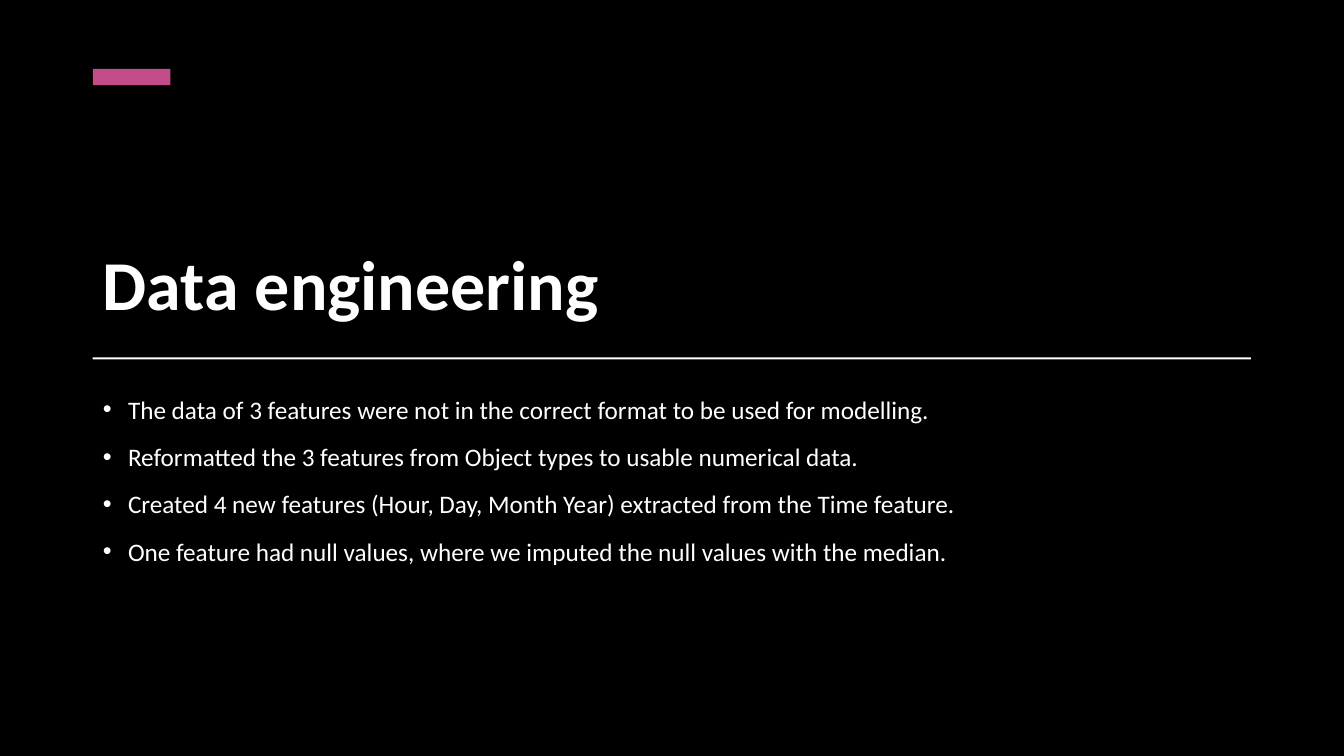
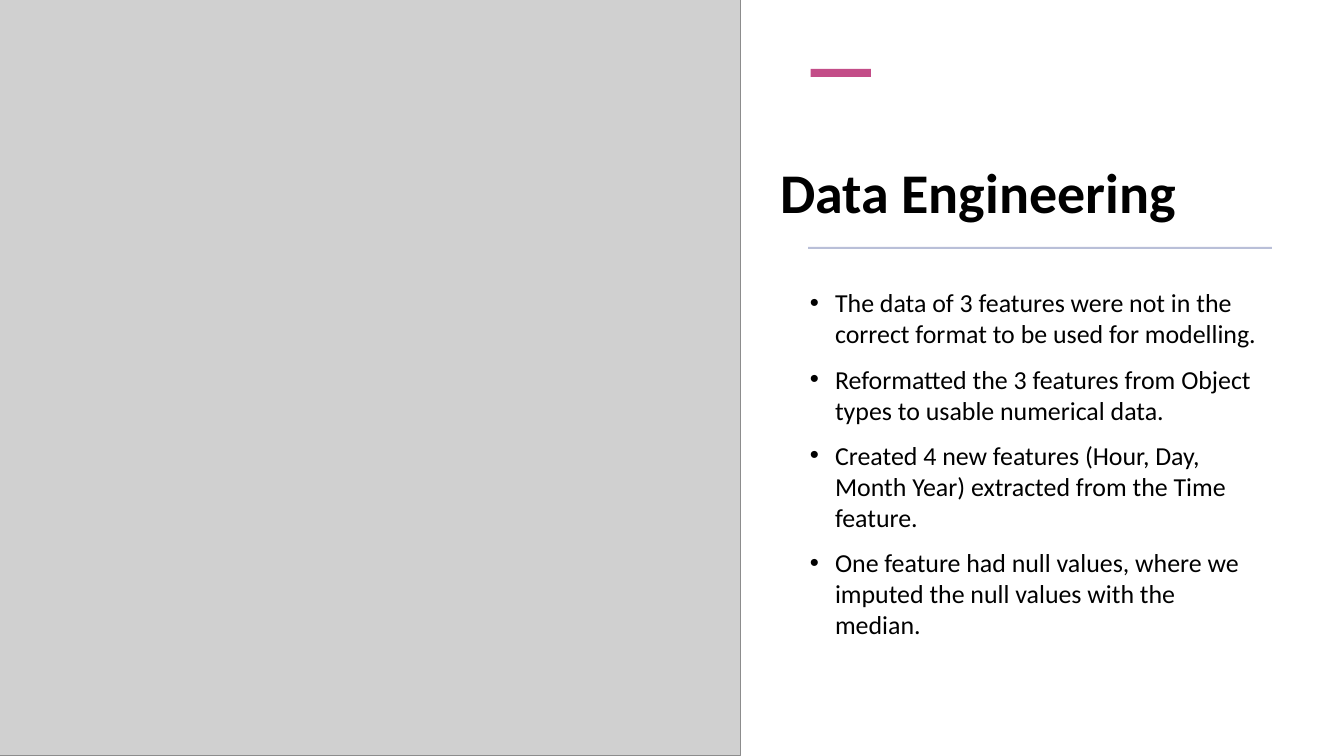
Before and after one commit to kmsekgothe/load-shortfall-regression-predict-api, a slide deck: slide 11 of Team 14 .pptx. Drawn at 1344x756 pixels with LibreOffice and Linux fonts; fonts in the diff are those of the drawing; grey boxes stand for pictures; background and template pictures are left out. Boxes give left, top, right and bottom in pixels: in the first picture for what was removed or moved away, otherwise in the second. Text is boxed around its words. In the diff, an @@ line names an element or a change of style, - is before the commit and + after.

```diff
--- a/Team 14 .pptx
+++ b/Team 14 .pptx
@@ background picture (left out) to #FFFFFF @@
@@ rectangle: place and size @@
-rectangle at [93,357,1251,359]
+rectangle at [0,0,1344,756]
@@ rectangle removed at [0,0,1344,756] @@
@@ picture added at [0,0,741,756] @@
@@ rectangle at [62,0,1293,223]: fill #000000 to #FFFFFF; outline #FEFEFE 0.75 pt to #E3E5EF 0.75 pt; shadow changed @@
@@ rectangle at [63,0,1293,222]: fill #000000 to #FFFFFF @@
@@ rectangle removed at [93,69,171,85] @@
@@ rectangle added at [811,69,871,77], fill #C34D88 @@
@@ title at [780,173,1176,223]: text changed; size 50 to 40 pt; text colour #FFFFFF to #000000 @@
-Data engineering
+Data Engineering
@@ rectangle added at [809,247,1272,249], fill #B9BFD8 @@
@@ text "The data of 3 features ...": place and size @@
-text "The data of 3 features ..." at [128,401,954,565]
+text "The data of 3 features ..." at [835,294,1256,634]
@@ text "The data of 3 features ..." at [835,294,1256,634]: size 18 to 18.5 pt, text colour #FFFFFF to #000000; line spacing 1.1 to 1 @@
```
Also in this commit, not shown: 17 other slides changed, 2 slides added, 2 slides removed.
